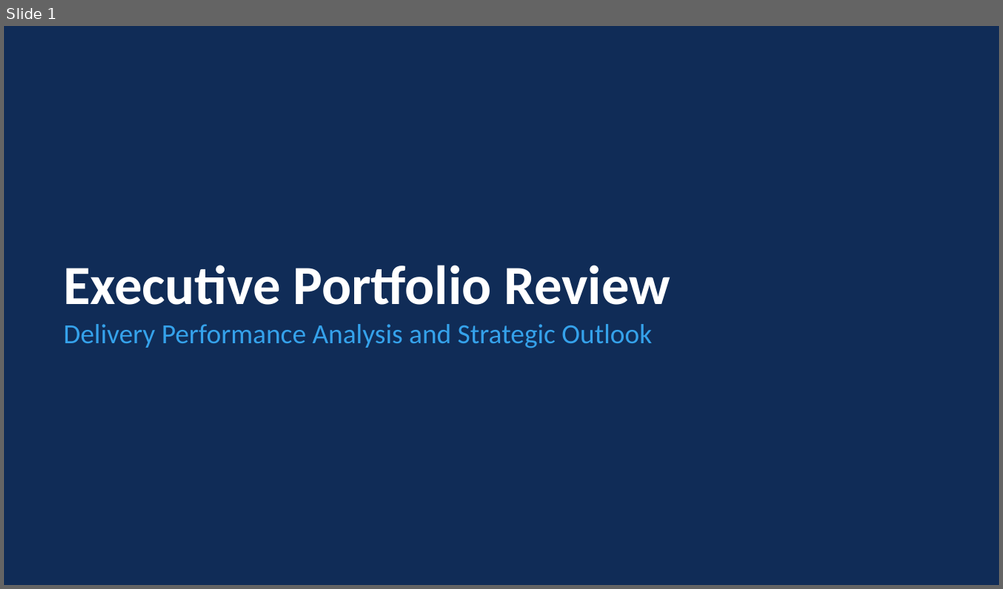
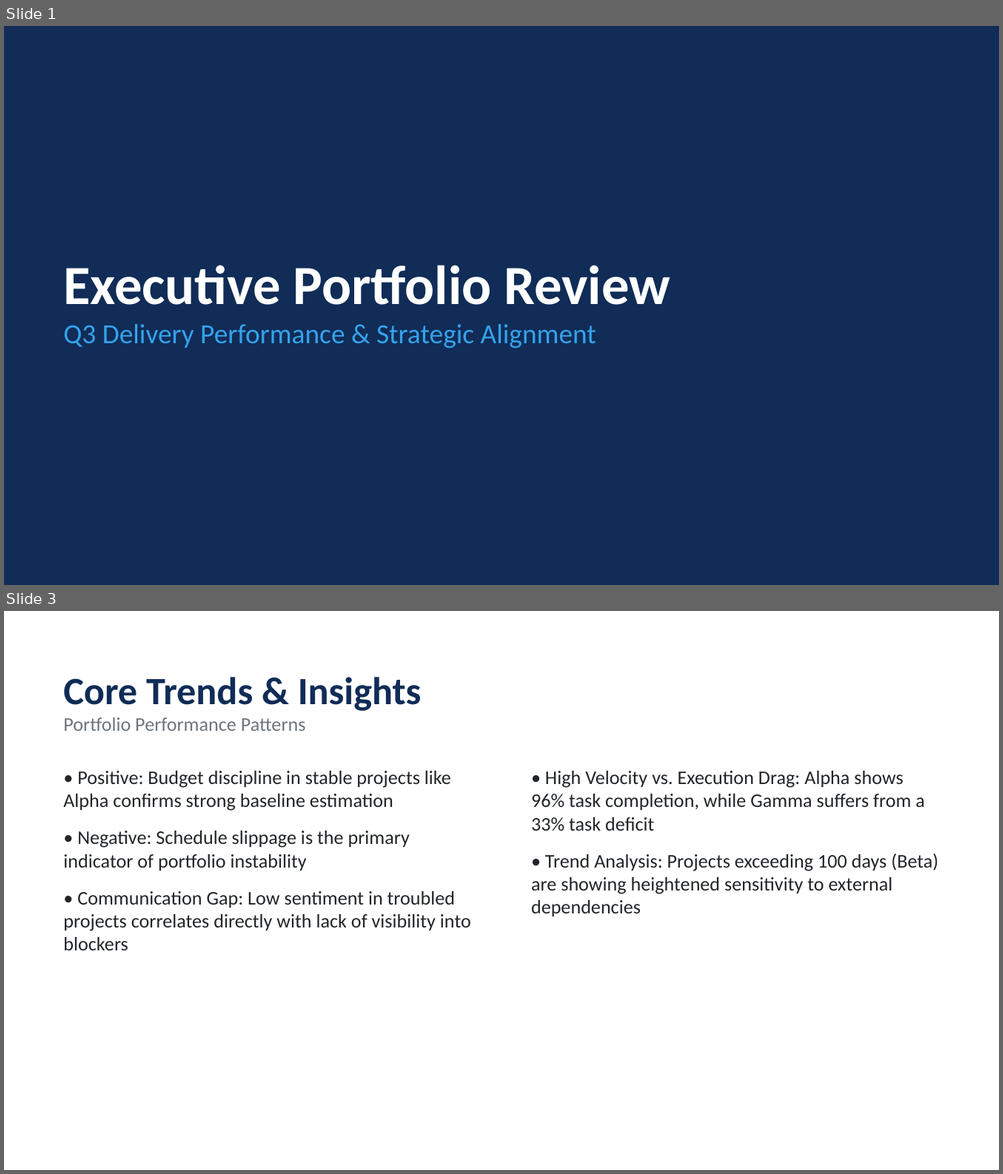
Before and after one commit to Faiz1314/project-health-agent1, a slide deck: outputs/Monthly_Executive_Report.pptx. Shown one above the other, each under a label of ours: slide 1 before the commit, slides 1 and 3 after it; the slides between them are not shown. The pictures are 1003x589 and 1003x1174 pixels, drawn with LibreOffice and Linux fonts; fonts in the diff are those of the drawing. Boxes give left, top, right and bottom in pixels: in the first picture for what was removed or moved away, otherwise in the second. Text is boxed around its words. In the diff, an @@ line names an element or a change of style, - is before the commit and + after.

```diff
--- a/outputs/Monthly_Executive_Report.pptx
+++ b/outputs/Monthly_Executive_Report.pptx
@@ slide 3 added at [4, 611, 999, 1170], background #FFFFFF @@
@@ text added at [63, 677, 421, 731], 14 pt, text #6C757D @@
+Core Trends & Insights
+Portfolio Performance Patterns
@@ text added at [63, 771, 471, 951], 14 pt, text #212529 @@
+• Positive: Budget discipline in stable projects like Alpha confirms strong baseline estimation
+• Negative: Schedule slippage is the primary indicator of portfolio instability
+• Communication Gap: Low sentiment in troubled projects correlates directly with lack of visibility into blockers
@@ text added at [531, 771, 938, 917], 14 pt, text #212529 @@
+• High Velocity vs. Execution Drag: Alpha shows 96% task completion, while Gamma suffers from a 33% task deficit
+• Trend Analysis: Projects exceeding 100 days (Beta) are showing heightened sensitivity to external dependencies
@@ slide 1 changed as well @@
@@ text at [63, 324, 596, 349]: text changed @@
-Delivery Performance Analysis and Strategic Outlook
+Q3 Delivery Performance & Strategic Alignment
```
Also in this commit, not shown: 3 other slides changed, 1 other slide added, 2 slides removed, 7 other files.
